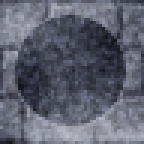
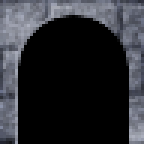
Two versions of the same layered image (144 × 144). Layer-by-layer changes:
"Layer #5": blend soft light → grain merge, painted on it over [15, 15, 129, 144]
painted on "New Layer" over [15, 15, 126, 144]
painted on "New Layer#2" over [15, 15, 126, 144]
painted on "Layer #3" over [15, 87, 126, 144]
